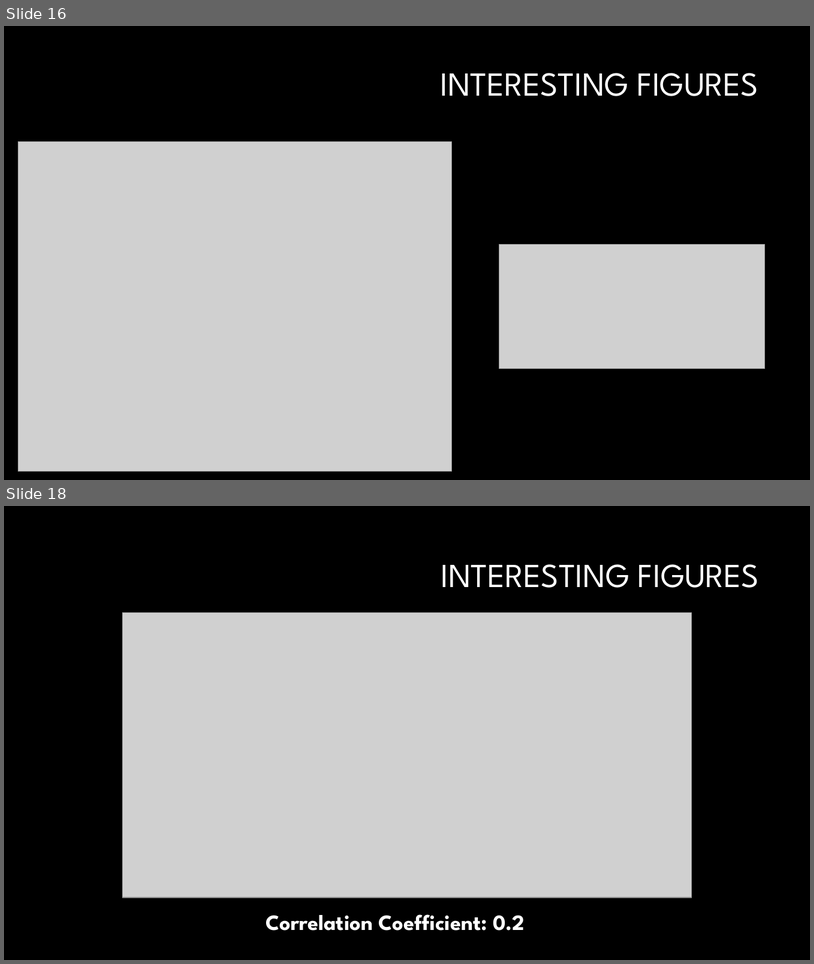
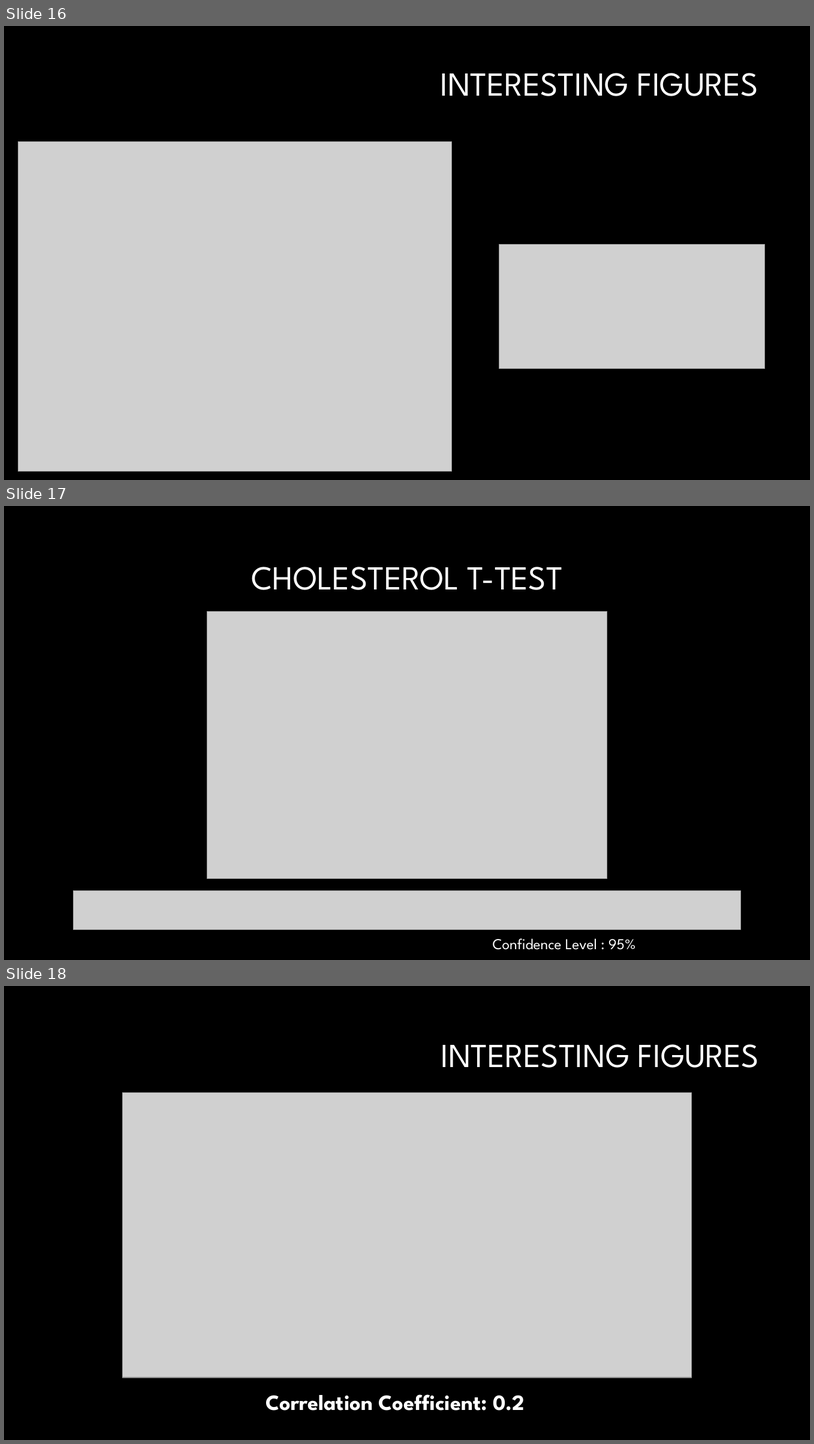
Before and after one commit to terrylashley/heart_project, a slide deck: heart_project_slides.pptx. Shown one above the other, each under a label of ours: slides 16 and 18 before the commit, slides 16, 17 and 18 after it; the slides between them are not shown. The pictures are 814x964 and 814x1444 pixels, drawn with LibreOffice and Linux fonts; fonts in the diff are those of the drawing; grey boxes stand for pictures; background and template pictures are left out. Boxes give left, top, right and bottom in pixels: in the first picture for what was removed or moved away, otherwise in the second. Text is boxed around its words. In the diff, an @@ line names an element or a change of style, - is before the commit and + after.

```diff
--- a/heart_project_slides.pptx
+++ b/heart_project_slides.pptx
@@ slide 17 added at <box>4,506,810,960</box>, background #000000 @@
@@ title added at <box>251,567,563,590</box>, 40 pt, text #FFFFFF @@
+CHOLESTEROL T-TEST
@@ picture added at <box>207,611,608,878</box> @@
@@ picture added at <box>74,890,741,930</box> @@
@@ text added at <box>493,938,636,949</box>, 18 pt, text #FFFFFF @@
+Confidence Level : 95%
```
Also in this commit, not shown: 2 slides changed, 2 slides removed, 1 other file.
